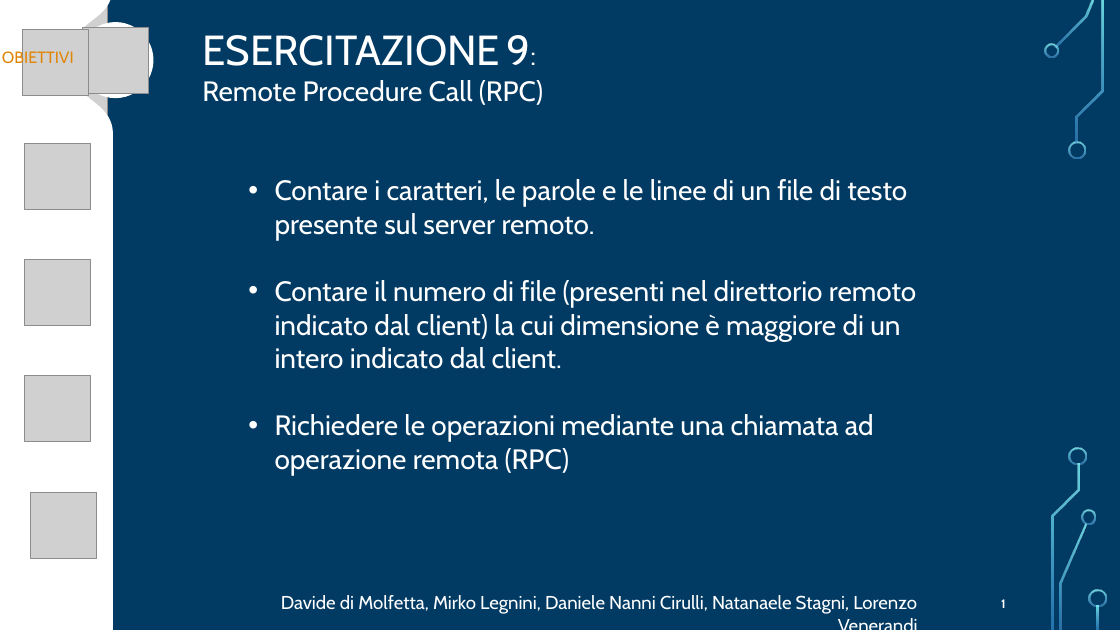
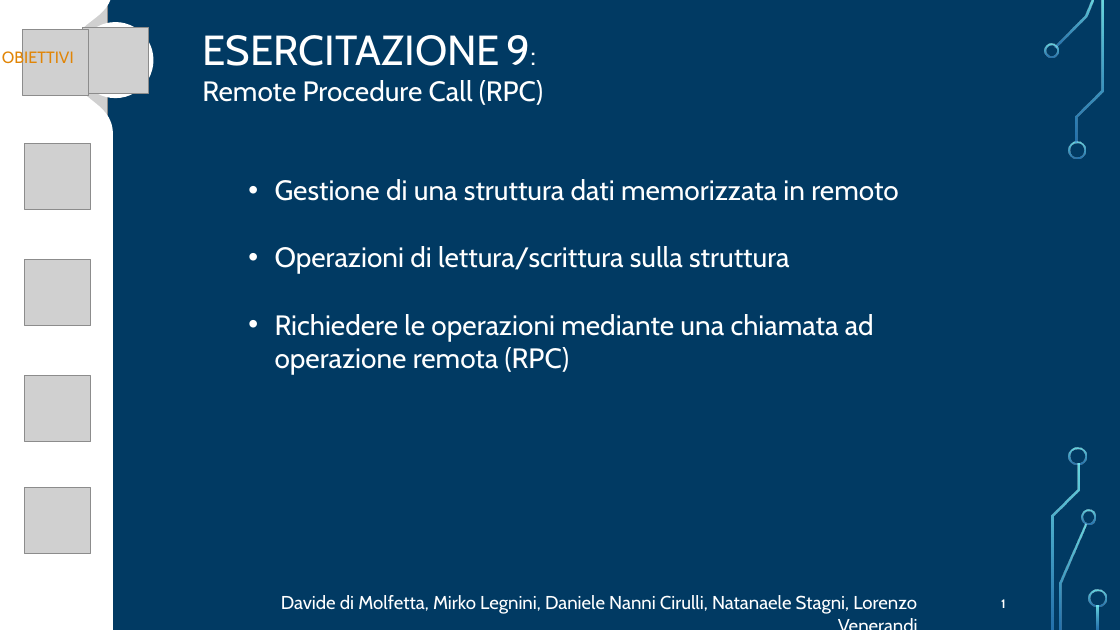
Before and after one commit to FlippaFloppa/Reti-di-Calcolatori-gruppo-Lore, a slide deck: slide 1 of Esercitazione_9/esercitazione9.pptx. Drawn at 1120x630 pixels with LibreOffice and Linux fonts; fonts in the diff are those of the drawing; grey boxes stand for pictures; background and template pictures are left out. Boxes give left, top, right and bottom in pixels: in the first picture for what was removed or moved away, otherwise in the second. Text is boxed around its words. In the diff, an @@ line names an element or a change of style, - is before the commit and + after.

```diff
--- a/Esercitazione_9/esercitazione9.pptx
+++ b/Esercitazione_9/esercitazione9.pptx
@@ text at [275,179,898,274]: text changed @@
-• Contare i caratteri, le parole e le linee di un file di testo presente sul server remoto.
-• Contare il numero di file (presenti nel direttorio remoto indicato dal client) la cui dimensione è maggiore di un intero indicato dal client.
+• Gestione di una struttura dati memorizzata in remoto
+• Operazioni di lettura/scrittura sulla struttura
@@ picture: place and size @@
-picture at [31,492,97,559]
+picture at [24,487,91,554]
```
Also in this commit, not shown: 4 other slides changed, 2 other files.
